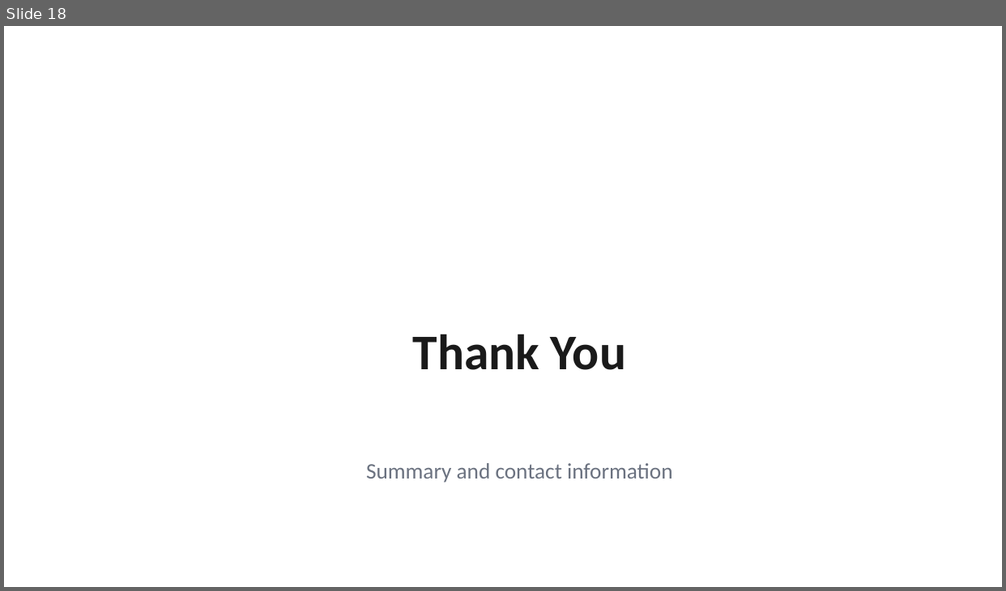
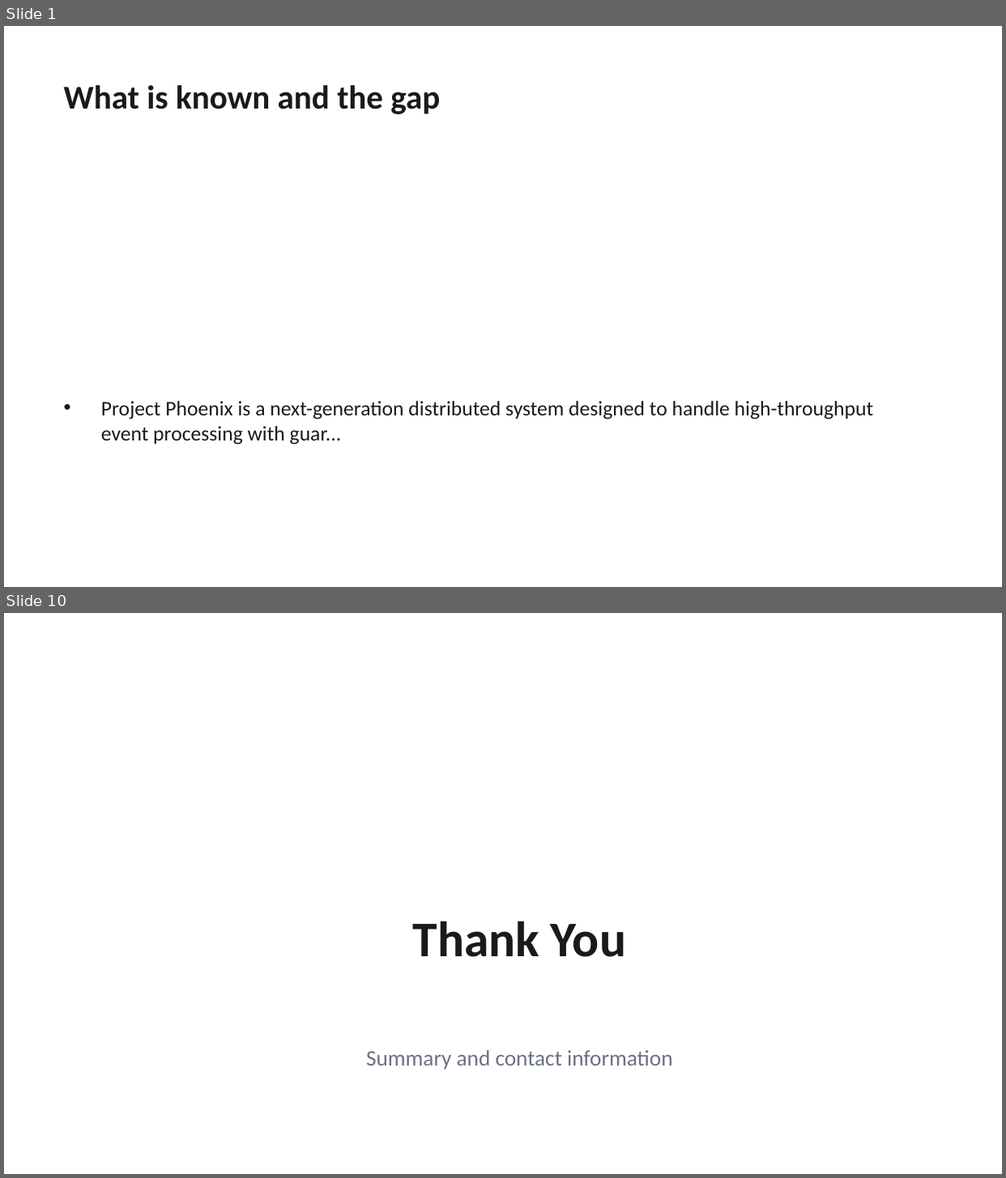
Before and after one commit to AdamYin007/Presentation-OS, a slide deck: examples/business-review/output.pptx. Shown one above the other, each under a label of ours: slide 18 before the commit, slides 1 and 10 after it; the slides between them are not shown. The pictures are 1006x591 and 1006x1178 pixels, drawn with LibreOffice and Linux fonts; fonts in the diff are those of the drawing. Boxes give left, top, right and bottom in pixels: in the first picture for what was removed or moved away, otherwise in the second. Text is boxed around its words. In the diff, an @@ line names an element or a change of style, - is before the commit and + after.

```diff
--- a/examples/business-review/output.pptx
+++ b/examples/business-review/output.pptx
@@ slide 1 added at <box>4,26,1002,587</box>, background #FFFFFF @@
@@ text added at <box>64,85,440,114</box>, 24 pt, text #1A1A1A, bold @@
+What is known and the gap
@@ text added at <box>101,401,873,445</box>, 15 pt, text #1A1A1A @@
+• Project Phoenix is a next-generation distributed system designed to handle high-throughput event processing with guar...
@@ what was slide 18 is now slide 10 @@
```
Also in this commit, not shown: 8 other slides added, 17 slides removed, 12 other files.
